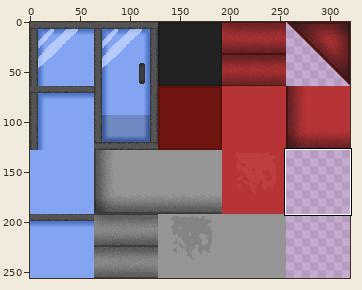
One commit to this sprite sheet: images/ChefShack Tilesheet.png. The picture above shows the old version from afar; the outline marks the close-up.
Close-up. Earlier state:
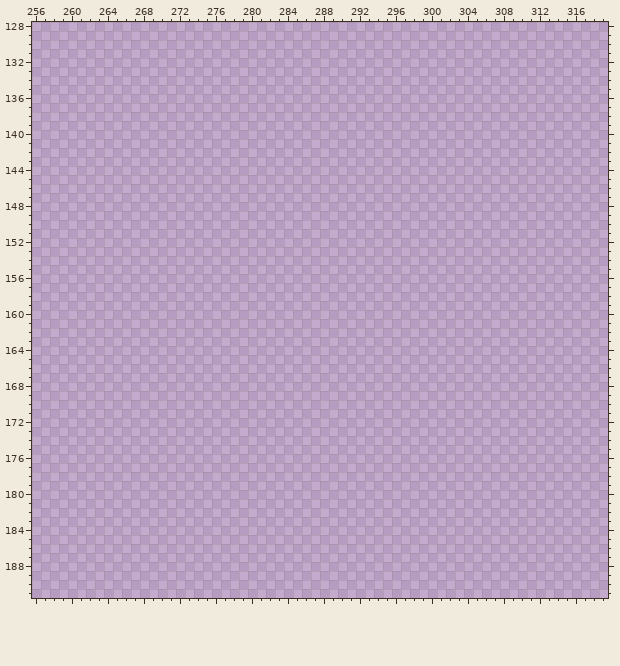
The file is 320x256 pixels. Colours within 5 levels of each other are drawn and written as one. Shown: x 256..319, y 128..191. The commit also changed other parts of the picture, which this record leaves out.
And afterwards:
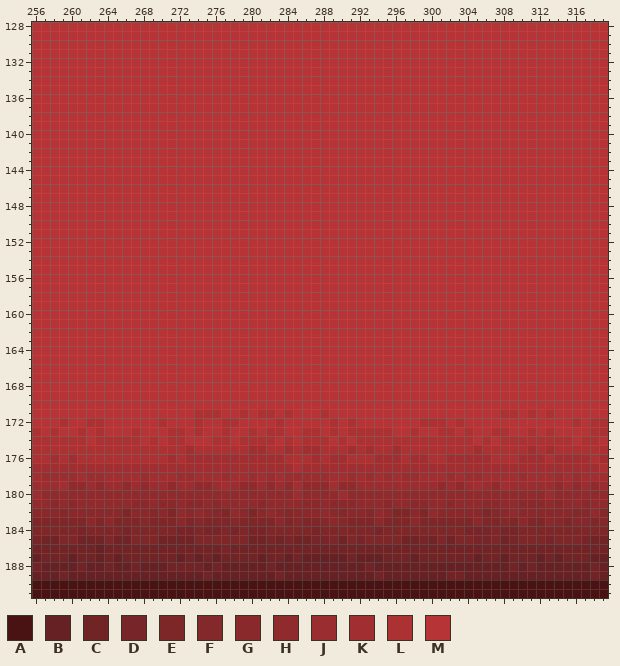
Palette (. is transparent): A #4a1313  B #652124  C #702426  D #772528  E #7d2729  F #84292b  G #8a292b  H #902b2d  J #9a2d30  K #a12e31  L #ac3133  M #b63336
Changes in this commit:
y 128..170: x 256..319 ................................................................ -> MMMMMMMMMMMMMMMMMMMMMMMMMMMMMMMMMMMMMMMMMMMMMMMMMMMMMMMMMMMMMMMM
y 171: x 256..319 ................................................................ -> MMMMMMMMMMMMMMMMMMLLLMMLMLLMLMMMLMMMMMMMMMMMMMMMMMMMLLMLMLMMMMMM
y 172: x 256..319 ................................................................ -> MMMLMMLLMMMMMMLMMMLMMLLMMMMLMMMMMLMLMMMMMMMLLLMLMMMMMMMMMMMMLMLL
y 173: x 256..319 ................................................................ -> LMLMMLMLMMMLMMMLLMLMMLMMLMLLMMLLMLMLLLLLMMLMMLLMLMMLLMMLMLMMMMLL
y 174: x 256..319 ................................................................ -> LLLLLLMLLLLLMLMLLMMMLLMLLLLMLMLLLMLMLLLLLLLLLLLLLMLMLLLLLLLLMLLM
y 175: x 256..319 ................................................................ -> LLLLLLLLLLLLLLLLLKLLLLLLKKLLKLKKLLLKLKLLKLLLLLLLLKLLLLLKLKLLLLLL
y 176: x 256..319 ................................................................ -> LLKLKLLLLLLLLLLKLKKKKKKKKKKKLLLKLKKLLLKKKLKKLLKKKKKLLLKKKLKKKKLK
y 177: x 256..319 ................................................................ -> KKKKKKKKKKKKKKKKKKKKKKKKKKKKKLKKKKKKKKKKKKKKKKKKKKKKKKKKKKKKKKKL
y 178: x 256..319 ................................................................ -> KJJJJKJJKKKKJKKKJJKKKJKKJKJKJJJJJKKJKJKJKJJKKKJKJJKKKKJKKKJKJKKK
y 179: x 256..319 ................................................................ -> JJJKHHJHJJHJHJJHJJHHJKJHHJHJHKHHHKHHJJJJJJJJJHJHJKJHKJJJJJHJHJHJ
y 180: x 256..319 ................................................................ -> JHHHHHHHHHHHHHHHHHHHHHHHHHHHHJHHHHJHHHHHHHHHHHHHHHHHHHHHHJHHHHHH
y 181: x 256..319 ................................................................ -> HHGHGHHHHHHGGHGGHGGHGHHHHGHHHHGGHGGGHHHGHHGGHHGHHHGGHHGGGHGHHGHH
y 182: x 256..319 ................................................................ -> GGGFGGGGGGEGGFGEHGHGFEHGEGHGFGGGHGFGGFHGEEGEHGGGGGEFGHGGGGGGFFHF
y 183: x 256..319 ................................................................ -> EEEEEEGEGEEEFEEEGEFEEEFEEEEGEFEEFGFEEEGEEEGEEEEEEGEEFEGEEGFEFFEF
y 184: x 256..319 ................................................................ -> EEEEEDEEEEDEEEEEDDEDDEDEDDEEEEEDEEEEEEDEEEEEEEEEDDDEDDEEEEEEEEEE
y 185: x 256..319 ................................................................ -> DCCEECCCECCEEECCCCEEEEEECCDCDCCDDECEDEEEECCDCECEEDDECDEEEDEEEDCC
y 186: x 256..319 ................................................................ -> CCCCCCCBCCCCCCCCCCCCCDCCCCCCCCCCCCCCCCCCCCCCCCCCCCCCCCCCCCCCCCCC
y 187: x 256..319 ................................................................ -> BCCCBCCBCBCCCCCCBCBCBCCCCBCCBCBBBBBCBBBCCCBCCCCCCBCCBCCCBCBCCCBB
y 188: x 256..319 ................................................................ -> CBBBBCBBCBBCBBBCCCCBCBBBBBCBBBBBBBBBBCBBBBBBBBBBBBBBBCBCBBBBBBCB
y 189: x 256..319 ................................................................ -> BBBCBBBBBBBBBBBBBBBCBBBBBBBCBBBBBBBBBBCBBBBBBBCCBBBBBBBBBBBBBBCB
y 190..191: x 256..319 ................................................................ -> AAAAAAAAAAAAAAAAAAAAAAAAAAAAAAAAAAAAAAAAAAAAAAAAAAAAAAAAAAAAAAAA
